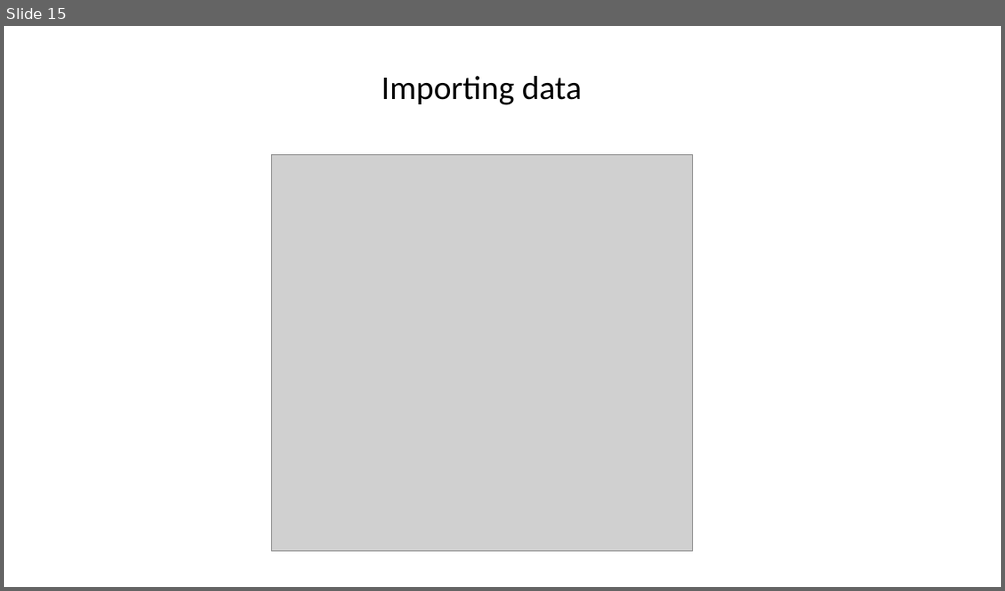
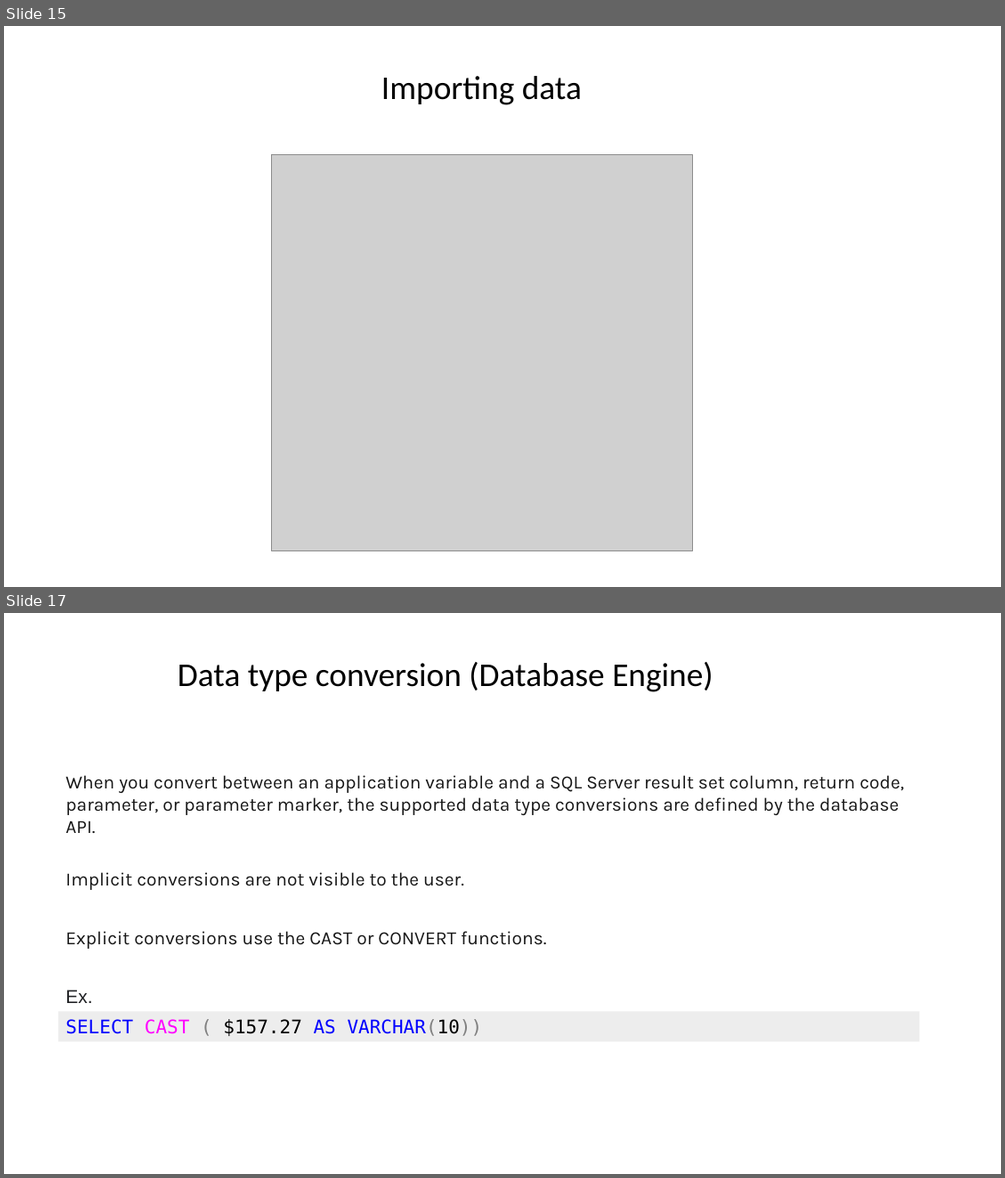
Before and after one commit to mohadese-safari/SQL-Training, a slide deck: presentation/SQL.pptx. Shown one above the other, each under a label of ours: slide 15 before the commit, slides 15 and 17 after it; the slides between them are not shown. The pictures are 1005x591 and 1005x1178 pixels, drawn with LibreOffice and Linux fonts; fonts in the diff are those of the drawing; grey boxes stand for pictures. Boxes give left, top, right and bottom in pixels: in the first picture for what was removed or moved away, otherwise in the second. Text is boxed around its words. In the diff, an @@ line names an element or a change of style, - is before the commit and + after.

```diff
--- a/presentation/SQL.pptx
+++ b/presentation/SQL.pptx
@@ slide 17 added at (4, 613, 1001, 1174), background #FFFFFF @@
@@ text added at (178, 662, 712, 692), 32 pt, text #000000 @@
+Data type conversion (Database Engine)
@@ text added at (65, 775, 904, 815), 18 pt, text #171717 @@
+When you convert between an application variable and a SQL Server result set column, return code, parameter, or parameter marker, the supported data type conversions are defined by the database API.
@@ text added at (65, 872, 464, 890), 18 pt, text #171717 @@
+Implicit conversions are not visible to the user.
@@ text added at (65, 931, 546, 949), 18 pt, text #171717 @@
+Explicit conversions use the CAST or CONVERT functions.
@@ rectangle added at (58, 1012, 919, 1041), fill #EDEDED, 18 pt, text #0000FF @@
+SELECT CAST ( $157.27 AS VARCHAR(10))
@@ text added at (65, 989, 92, 1003), 18 pt, text #202124 @@
+Ex.
```
Also in this commit, not shown: 20 other slides added, 18 other files.
